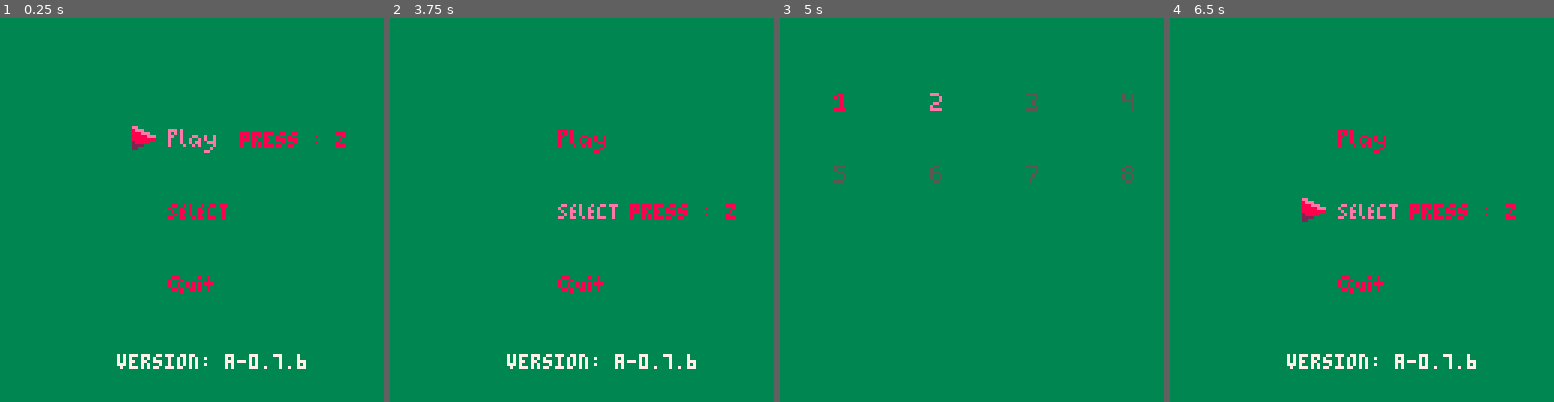
Above: before the commit, frames 1-4 (left to right).
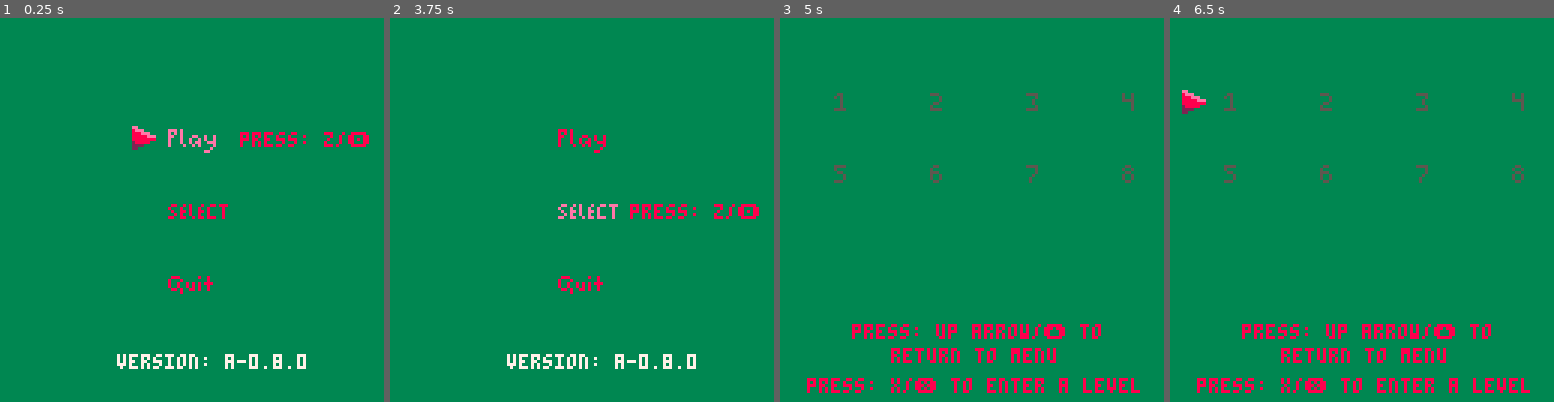
Above: after the commit, the same moments.

Repository: Professionaldiot/Puzzles_Now_With_Death
Game: PICO-8 cartridge main-menu.p8
Same seed, same stepped clock (60 frames per second), same inputs: the game is played once before the commit and once after it.
Inputs:
- Up to frame 1 (0.25 s): no input
- Up to frame 2 (3.75 s): tap X (X key) at 0.33, 1.07, 1.85, 2.97 s; tap O (Z key) at 0.7, 1.7, 2.1, 2.5, 2.9, 3.3, 3.7 s; hold Right 1.6-2.1 s; hold Up 2.15-2.42 s; hold Right 2.47-3.03 s; hold Left 3.08-3.58 s; hold Down from 3.63 s (still down)
- Up to frame 3 (5 s): release Down at 3.97 s; hold Right 4.02-4.68 s; tap X (X key) at 4.08 s; tap O (Z key) at 4.1, 4.5, 4.9 s; hold Up from 4.73 s (still down)
- Up to frame 4 (6.5 s): release Up at 5.03 s; hold Left 5.08-5.68 s; tap X (X key) at 5.2, 6.32 s; tap O (Z key) at 5.3, 5.7, 6.1 s; hold Down 5.73-6.03 s; hold Right from 6.08 s (still down)

The runs differ from the first frame. In frame 1, 0.3% of the frame differs, in the area x 71-97%, y 29-92%; in frame 2, 0.3%; in frame 3, 3.2%; in frame 4, 5.7%, in the area x 3-94%, y 18-98%.

Commit message:
v0.8.0
added fully working select screen that user can navigate

Diff:
--- a/main-menu.p8
+++ b/main-menu.p8
@@ -14,7 +14,7 @@
 		canmove_d=true
 		canmove_u=true
 		action="play"
-		version="0.7.6"
+		version="0.8.0"
 		level_select_init()
 		--export -i 64 game-test.bin
 		--.capstone.p8 level2.p8
@@ -102,19 +102,18 @@
 		print(str..version,39,112,7)
 		print(str..version,167,112,7)
 		print(str..version,295,112,7)
-		print("press : z",80,38,8)
-		print("press : z",336,62,8)
-		print("press : z",208,87,8)
+		print("press: z/🅾️",80,38,8)
+		print("press: z/🅾️",336,62,8)
+		print("press: z/🅾️",208,87,8)
 		draw_gray_sprites()
 		spr(player.spr,player.x,player.y)
 		camera(cx,cy)
 end
 -->8
 function level_select_init()
-		dset(12,2)
 		lvl={
-		{name=1,x=4,y=176,cx=0,cy=152,g=false},
-		{name=2,x=180,y=176,cx=144,cy=152,g=false},
+		{name=1,x=4,y=176,cx=0,cy=152,g=false,ld=".capstone.p8"},
+		{name=2,x=180,y=176,cx=144,cy=152,g=false,ld="level2.p8"},
 		{name=3,x=356,y=176,cx=288,cy=152,g=false},
 		{name=4,x=532,y=176,cx=432,cy=152,g=false},
 		{name=5,x=580,y=200,cx=576,cy=152,g=false},
@@ -131,6 +130,12 @@
 		end
 		for v in all(lvl) do
 				if action=="sel-screen" then
+				str1="press: up arrow/⬆️ to"
+				str2="return to menu"
+				str3="press: x/❎ to enter a level"
+				print(str1,cx+24,cy+102)
+				print(str2,cx+37,cy+110)
+				print(str3,cx+9,cy+120)
 						if v.g then
 								spr(v.name+39,(v.x-v.cx)+cx+12,(v.y-v.cy)+cy)
 						end
@@ -155,7 +160,9 @@
 						cx=lvl[lvl_hl]["cx"]
 						cy=lvl[lvl_hl]["cy"]
 				end
-		elseif btn(❎) then
+		elseif btnp(❎) then
+				load(lvl[lvl_hl]["ld"])
+		elseif btnp(⬆️) then
 				player.y=60
 				player.x=300
 				cx=256
@@ -231,44 +238,42 @@
 00000000000000000000000000000000000000000000000000000000000000000000000000000000000000000000000000000000000000000000000000000000
 00000000000000000000000000000000000000000000000000000000000000000000000000000000000000000000000000000000000000000000000000000000
 00000000000000000000000000000000000000000000000000000000000000000000000000000000000000000000000000000000000000000000000000000000
-01010101010101010101010101010101010001010101010101010101010101010101010001010101010101010101010101010101010001010101010101010101
-01010101010101000101010101010101010101010101010101000101010101010101010101010101010101000101010101010101010101010101010101000000
-01010101010101010101010101010101010001010101010101010101010101010101010001010101010101010101010101010101010001010101010101010101
-01010101010101000101010101010101010101010101010101000101010101010101010101010101010101000101010101010101010101010101010101000000
-01010101010101010101010101010101010001010101010101010101010101010101010001010101010101010101010101010101010001010101010101010101
-01010101010101000101010101010101010101010101010101000101010101010101010101010101010101000101010101010101010101010101010101000000
-01010101010101010101010101010101010001010101010101010101010101010101010001010101010101010101010101010101010001010101010101010101
-01010101010101000101010101010101010101010101010101000101010101010101010101010101010101000101010101010101010101010101010101000000
+01010101010101010101010101010101000001010101010101010101010101010101000001010101010101010101010101010101000001010101010101010101
+01010101010100000101010101010101010101010101010100000101010101010101010101010101010100000101010101010101010101010101010100000000
+01010101010101010101010101010101000001010101010101010101010101010101000001010101010101010101010101010101000001010101010101010101
+01010101010100000101010101010101010101010101010100000101010101010101010101010101010100000101010101010101010101010101010100000000
+01010101010101010101010101010101000001010101010101010101010101010101000001010101010101010101010101010101000001010101010101010101
+01010101010100000101010101010101010101010101010100000101010101010101010101010101010100000101010101010101010101010101010100000000
 __map__
 1010101010101010101010101010101010101010101010101010101010101010101010101010101010101010101010100000000000000000000000000000000000000000000000000000000000000000000000000000000000000000000000000000000000000000000000000000000000000000000000000000000000000000
-1010101010101010101010101010101010101010101010101010101010101010101010101010101010101010101010100000000000000000000000000000000000000000000000000000000000000000000000000000000000000000000000000000000000000000000000001010101010101010101010101010101010000000
-1010101010101010101010101010101010101010101010101010101010101010101010101010101010101010101010100000000000000000000000000000000000000000000000000000000000000000000000000000000000000000000000000000000000000000000000001010101010101010101010101010101010000000
-1010101010101010101010101010101010101010101010101010101010101010101010101010101010101010101010100000000000000000000000000000000000000000000000000000000000000000000000000000000000000000000000000000000000000000000000001010101010101010101010101010101010000000
-101010101010102122101010101010101010101010101001021010101010101010101010101010010210101010101010000000000000000000000000000000000000000000000000000000000000000000000000000000000000000000000000000000000000000000000000101008101010091010100a1010100b1010000000
-1010101010101031321010101010101010101010101010111210101010101010101010101010101112101010101010100000000000000000000000000000000000000000000000000000000000000000000000000000000000000000000000000000000000000000000000001010101010101010101010101010101010000000
-1010101010101010101010101010101010101010101010101010101010101010101010101010101010101010101010100000000000000000000000000000000000000000000000000000000000000000000000000000000000000000000000000000000000000000000000001010101010101010101010101010101010000000
-10101010101010050607101010101010101010101010100506071010101010101010101010101025262710101010101000000000000000000000000000000000000000000000000000000000000000000000000000000000000000000000000000000000000000000000000010100c1010100d1010100e1010101f1010000000
-1010101010101015161710101010101010101010101010151617101010101010101010101010103536371010101010100000000000000000000000000000000000000000000000000000000000000000000000000000000000000000000000000000000000000000000000001010101010101010101010101010101010000000
-1010101010101010101010101010101010101010101010101010101010101010101010101010101010101010101010100000000000000000000000000000000000000000000000000000000000000000000000000000000000000000000000000000000000000000000000001010101010101010101010101010101010000000
-1010101010101003041010101010101010101010101010232410101010101010101010101010100304101010101010100000000000000000000000000000000000000000000000000000000000000000000000000000000000000000000000000000000000000000000000001010101010101010101010101010101010000000
-1010101010101013141010101010101010101010101010333410101010101010101010101010101314101010101010100000000000000000000000000000000000000000000000000000000000000000000000000000000000000000000000000000000000000000000000001010101010101010101010101010101010000000
-1010101010101010101010101010101010101010101010101010101010101010101010101010101010101010101010100000000000000000000000000000000000000000000000000000000000000000000000000000000000000000000000000000000000000000000000001010101010101010101010101010101010000000
-1010101010101010101010101010101010101010101010101010101010101010101010101010101010101010101010100000000000000000000000000000000000000000000000000000000000000000000000000000000000000000000000000000000000000000000000001010101010101010101010101010101010000000
-1010101010101010101010101010101010101010101010101010101010101010101010101010101010101010101010100000000000000000000000000000000000000000000000000000000000000000000000000000000000000000000000000000000000000000000000001010101010101010101010101010101010000000
-1010101010101010101010101010101010101010101010101010101010101010101010101010101010101010101010100000000000000000000000000000000000000000000000000000000000000000000000000000000000000000000000000000000000000000000000001010101010101010101010101010101010000000
-0000000000000000000000000000000000000000000000000000000000000000000000000000000000000000000000000000000000000000000000000000000000000000000000000000000000000000000000000000000000000000000000000000000000000000000000001010101010101010101010101010101010000000
-0000000000000000000000000000000000000000000000000000000000000000000000000000000000000000000000000000000000000000000000000000000000000000000000000000000000000000000000000000000000000000000000000000000000000000000000001010101010101010101010101010101010000000
+1010101010101010101010101010101010101010101010101010101010101010101010101010101010101010101010100000000000000000000000000000000000000000000000000000000000000000000000000000000000000000000000000000000000000000000000001010101010101010101010101010101000000000
+1010101010101010101010101010101010101010101010101010101010101010101010101010101010101010101010100000000000000000000000000000000000000000000000000000000000000000000000000000000000000000000000000000000000000000000000001010101010101010101010101010101000000000
+1010101010101010101010101010101010101010101010101010101010101010101010101010101010101010101010100000000000000000000000000000000000000000000000000000000000000000000000000000000000000000000000000000000000000000000000001010101010101010101010101010101000000000
+101010101010102122101010101010101010101010101001021010101010101010101010101010010210101010101010000000000000000000000000000000000000000000000000000000000000000000000000000000000000000000000000000000000000000000000000101008101010091010100a1010100b1000000000
+1010101010101031321010101010101010101010101010111210101010101010101010101010101112101010101010100000000000000000000000000000000000000000000000000000000000000000000000000000000000000000000000000000000000000000000000001010101010101010101010101010101000000000
+1010101010101010101010101010101010101010101010101010101010101010101010101010101010101010101010100000000000000000000000000000000000000000000000000000000000000000000000000000000000000000000000000000000000000000000000001010101010101010101010101010101000000000
+10101010101010050607101010101010101010101010100506071010101010101010101010101025262710101010101000000000000000000000000000000000000000000000000000000000000000000000000000000000000000000000000000000000000000000000000010100c1010100d1010100e1010101f1000000000
+1010101010101015161710101010101010101010101010151617101010101010101010101010103536371010101010100000000000000000000000000000000000000000000000000000000000000000000000000000000000000000000000000000000000000000000000001010101010101010101010101010101000000000
+1010101010101010101010101010101010101010101010101010101010101010101010101010101010101010101010100000000000000000000000000000000000000000000000000000000000000000000000000000000000000000000000000000000000000000000000001010101010101010101010101010101000000000
+1010101010101003041010101010101010101010101010232410101010101010101010101010100304101010101010100000000000000000000000000000000000000000000000000000000000000000000000000000000000000000000000000000000000000000000000001010101010101010101010101010101000000000
+1010101010101013141010101010101010101010101010333410101010101010101010101010101314101010101010100000000000000000000000000000000000000000000000000000000000000000000000000000000000000000000000000000000000000000000000001010101010101010101010101010101000000000
+1010101010101010101010101010101010101010101010101010101010101010101010101010101010101010101010100000000000000000000000000000000000000000000000000000000000000000000000000000000000000000000000000000000000000000000000001010101010101010101010101010101000000000
+1010101010101010101010101010101010101010101010101010101010101010101010101010101010101010101010100000000000000000000000000000000000000000000000000000000000000000000000000000000000000000000000000000000000000000000000001010101010101010101010101010101000000000
+1010101010101010101010101010101010101010101010101010101010101010101010101010101010101010101010100000000000000000000000000000000000000000000000000000000000000000000000000000000000000000000000000000000000000000000000001010101010101010101010101010101000000000
+1010101010101010101010101010101010101010101010101010101010101010101010101010101010101010101010100000000000000000000000000000000000000000000000000000000000000000000000000000000000000000000000000000000000000000000000001010101010101010101010101010101000000000
+0000000000000000000000000000000000000000000000000000000000000000000000000000000000000000000000000000000000000000000000000000000000000000000000000000000000000000000000000000000000000000000000000000000000000000000000001010101010101010101010101010101000000000
 0000000000000000000000000000000000000000000000000000000000000000000000000000000000000000000000000000000000000000000000000000000000000000000000000000000000000000000000000000000000000000000000000000000000000000000000000000000000000000000000000000000000000000
-1010101010101010101010101010101010001010101010101010101010101010101010001010101010101010101010101010101010001010101010101010101010101010101010001010101010101010101010101010101010001010101010101010101010101010101010001010101010101010101010101010101010000000
-1010101010101010101010101010101010001010101010101010101010101010101010001010101010101010101010101010101010001010101010101010101010101010101010001010101010101010101010101010101010001010101010101010101010101010101010001010101010101010101010101010101010000000
-1010101010101010101010101010101010001010101010101010101010101010101010001010101010101010101010101010101010001010101010101010101010101010101010001010101010101010101010101010101010001010101010101010101010101010101010001010101010101010101010101010101010000000
-101018101010091010100a1010100b101000101008101010191010100a1010100b101000101008101010091010101a1010100b101000101008101010091010100a1010101b101000101008101010091010100a1010100b101000101008101010091010100a1010100b101000101008101010091010100a1010100b1010000000
-1010101010101010101010101010101010001010101010101010101010101010101010001010101010101010101010101010101010001010101010101010101010101010101010001010101010101010101010101010101010001010101010101010101010101010101010001010101010101010101010101010101010000000
-1010101010101010101010101010101010001010101010101010101010101010101010001010101010101010101010101010101010001010101010101010101010101010101010001010101010101010101010101010101010001010101010101010101010101010101010001010101010101010101010101010101010000000
-10100c1010100d1010100e1010100f10100010100c1010100d1010100e1010100f10100010100c1010100d1010100e1010100f10100010100c1010100d1010100e1010100f10100010101c1010100d1010100e1010100f10100010100c1010101d1010100e1010100f10100010100c1010100d1010101e1010100f1010000000
-1010101010101010101010101010101010001010101010101010101010101010101010001010101010101010101010101010101010001010101010101010101010101010101010001010101010101010101010101010101010001010101010101010101010101010101010001010101010101010101010101010101010000000
-1010101010101010101010101010101010001010101010101010101010101010101010001010101010101010101010101010101010001010101010101010101010101010101010001010101010101010101010101010101010001010101010101010101010101010101010001010101010101010101010101010101010000000
-1010101010101010101010101010101010001010101010101010101010101010101010001010101010101010101010101010101010001010101010101010101010101010101010001010101010101010101010101010101010001010101010101010101010101010101010001010101010101010101010101010101010000000
-1010101010101010101010101010101010001010101010101010101010101010101010001010101010101010101010101010101010001010101010101010101010101010101010001010101010101010101010101010101010001010101010101010101010101010101010001010101010101010101010101010101010000000
-1010101010101010101010101010101010001010101010101010101010101010101010001010101010101010101010101010101010001010101010101010101010101010101010001010101010101010101010101010101010001010101010101010101010101010101010001010101010101010101010101010101010000000
-1010101010101010101010101010101010001010101010101010101010101010101010001010101010101010101010101010101010001010101010101010101010101010101010001010101010101010101010101010101010001010101010101010101010101010101010001010101010101010101010101010101010000000
+0000000000000000000000000000000000000000000000000000000000000000000000000000000000000000000000000000000000000000000000000000000000000000000000000000000000000000000000000000000000000000000000000000000000000000000000000000000000000000000000000000000000000000
+1010101010101010101010101010101000001010101010101010101010101010101000001010101010101010101010101010101000001010101010101010101010101010101000001010101010101010101010101010101000001010101010101010101010101010101000001010101010101010101010101010101000000000
+1010101010101010101010101010101000001010101010101010101010101010101000001010101010101010101010101010101000001010101010101010101010101010101000001010101010101010101010101010101000001010101010101010101010101010101000001010101010101010101010101010101000000000
+1010101010101010101010101010101000001010101010101010101010101010101000001010101010101010101010101010101000001010101010101010101010101010101000001010101010101010101010101010101000001010101010101010101010101010101000001010101010101010101010101010101000000000
+101018101010091010100a1010100b100000101008101010191010100a1010100b100000101008101010091010101a1010100b100000101008101010091010100a1010101b100000101008101010091010100a1010100b100000101008101010091010100a1010100b100000101008101010091010100a1010100b1000000000
+1010101010101010101010101010101000001010101010101010101010101010101000001010101010101010101010101010101000001010101010101010101010101010101000001010101010101010101010101010101000001010101010101010101010101010101000001010101010101010101010101010101000000000
+1010101010101010101010101010101000001010101010101010101010101010101000001010101010101010101010101010101000001010101010101010101010101010101000001010101010101010101010101010101000001010101010101010101010101010101000001010101010101010101010101010101000000000
+10100c1010100d1010100e1010100f10000010100c1010100d1010100e1010100f10000010100c1010100d1010100e1010100f10000010100c1010100d1010100e1010100f10000010101c1010100d1010100e1010100f10000010100c1010101d1010100e1010100f10000010100c1010100d1010101e1010100f1000000000
+1010101010101010101010101010101000001010101010101010101010101010101000001010101010101010101010101010101000001010101010101010101010101010101000001010101010101010101010101010101000001010101010101010101010101010101000001010101010101010101010101010101000000000
+1010101010101010101010101010101000001010101010101010101010101010101000001010101010101010101010101010101000001010101010101010101010101010101000001010101010101010101010101010101000001010101010101010101010101010101000001010101010101010101010101010101000000000
+1010101010101010101010101010101000001010101010101010101010101010101000001010101010101010101010101010101000001010101010101010101010101010101000001010101010101010101010101010101000001010101010101010101010101010101000001010101010101010101010101010101000000000
+1010101010101010101010101010101000001010101010101010101010101010101000001010101010101010101010101010101000001010101010101010101010101010101000001010101010101010101010101010101000001010101010101010101010101010101000001010101010101010101010101010101000000000
+1010101010101010101010101010101000001010101010101010101010101010101000001010101010101010101010101010101000001010101010101010101010101010101000001010101010101010101010101010101000001010101010101010101010101010101000001010101010101010101010101010101000000000
+1010101010101010101010101010101000001010101010101010101010101010101000001010101010101010101010101010101000001010101010101010101010101010101000001010101010101010101010101010101000001010101010101010101010101010101000001010101010101010101010101010101000000000
